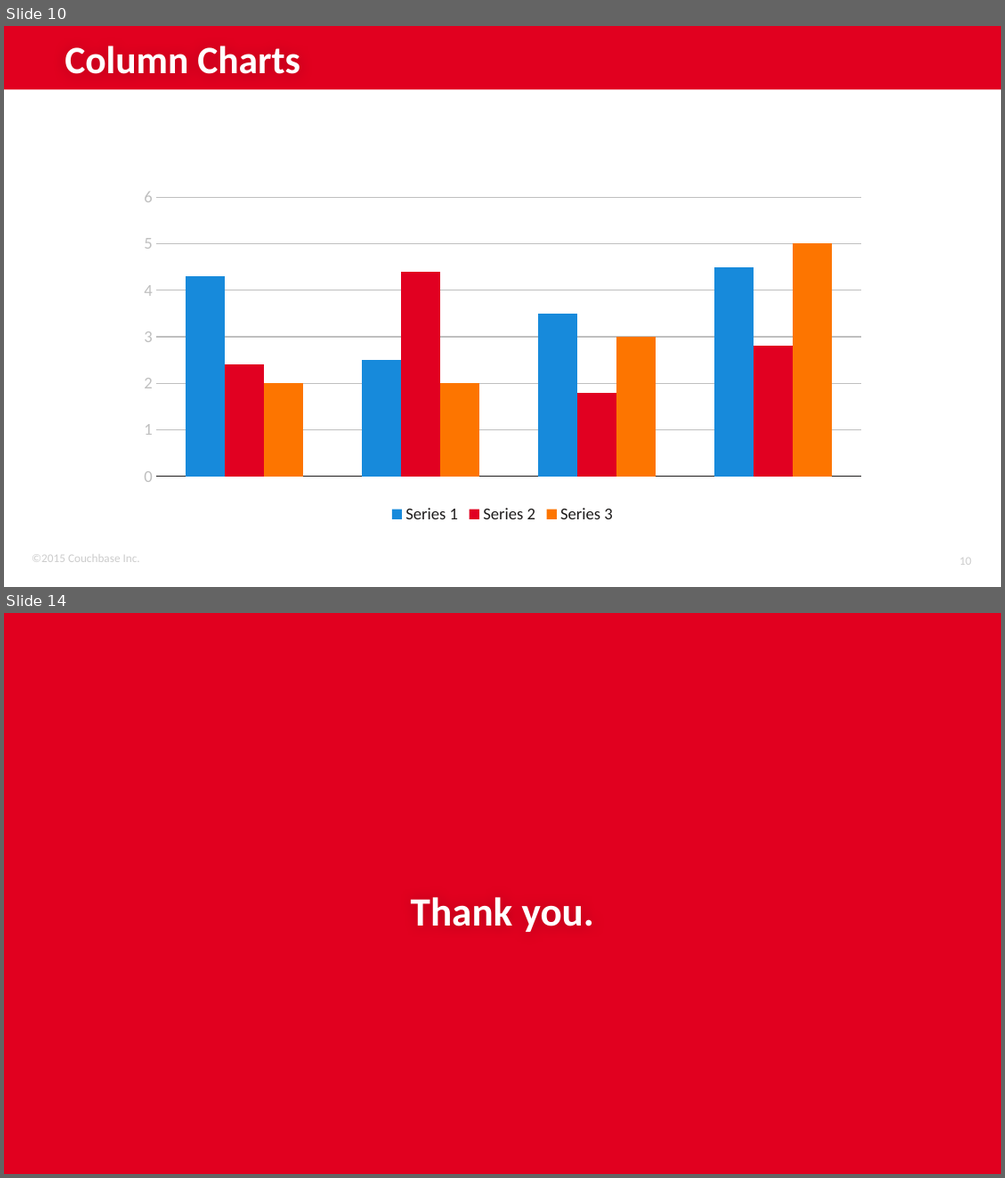
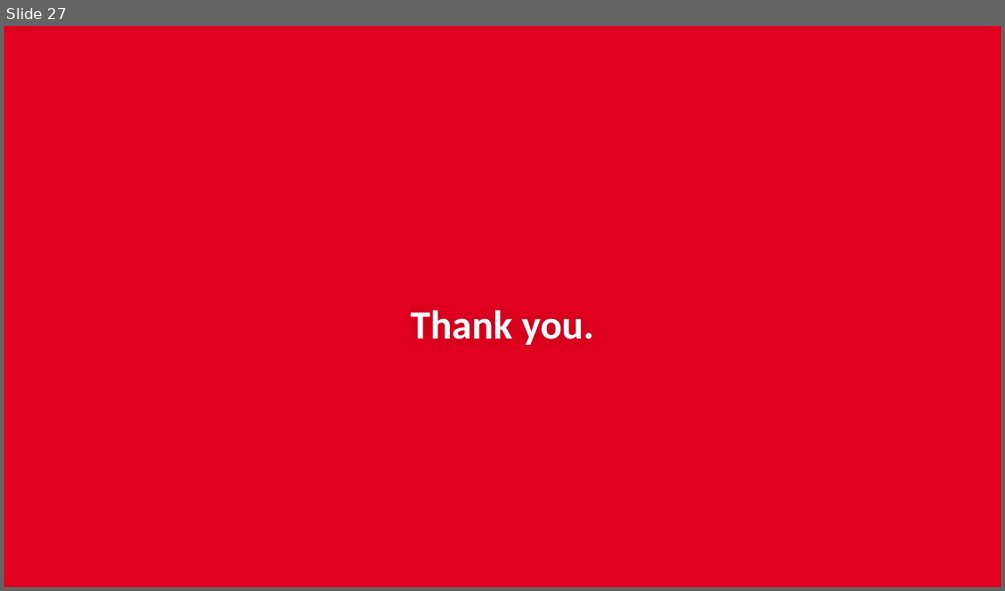
Before and after one commit to subalakr/workshop, a slide deck: server/presentations/Lec-01_Architectural_Overview.pptx. Shown one above the other, each under a label of ours: slides 10 and 14 before the commit, slide 27 after it; the slides between them are not shown. The pictures are 1005x1178 and 1005x591 pixels, drawn with LibreOffice and Linux fonts; fonts in the diff are those of the drawing; background and template pictures are left out. Boxes give left, top, right and bottom in pixels: in the first picture for what was removed or moved away, otherwise in the second. Text is boxed around its words. In the diff, an @@ line names an element or a change of style, - is before the commit and + after.

```diff
--- a/server/presentations/Lec-01_Architectural_Overview.pptx
+++ b/server/presentations/Lec-01_Architectural_Overview.pptx
@@ slide 10 removed at (4,26,1001,587), background #FFFFFF @@
@@ rectangle removed at (4,26,1001,90) @@
@@ title removed at (65,46,300,74) @@
-Column Charts
@@ column chart removed at (129,181,876,528) @@
-categories: 1, 2, 3, 4
-Series 1: 4.3, 2.5, 3.5, 4.5
-Series 2: 2.4, 4.4, 1.8, 2.8
-Series 3: 2, 2, 3, 5
@@ text removed at (32,555,140,562) @@
-©2015 Couchbase Inc.
@@ page number removed at (959,557,971,564) @@
-10
@@ what was slide 14 is now slide 27 @@
```
Also in this commit, not shown: 26 slides added, 13 other slides removed, 2 other files.
